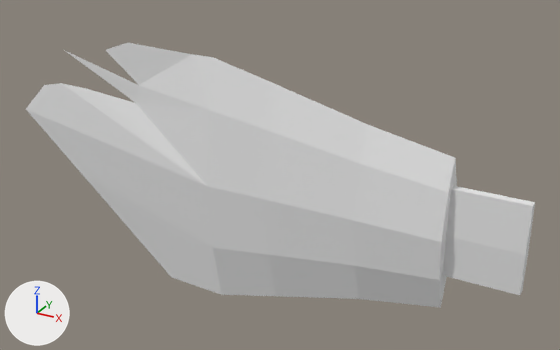
An edit to the OBJ model models/TailFix.obj, drawn before and after from the same camera.
Both versions are drawn from a 50 mm camera at (0.213, -0.41, 0.209) aimed at (-0.021, 0.017, -0.005). Lighting does not change. The marker at lower left points along +X, +Y and +Z. Where no turn or scale is listed for an object, it has been applied to the vertices.

In view in the first picture: 'tail_Plane.002'.
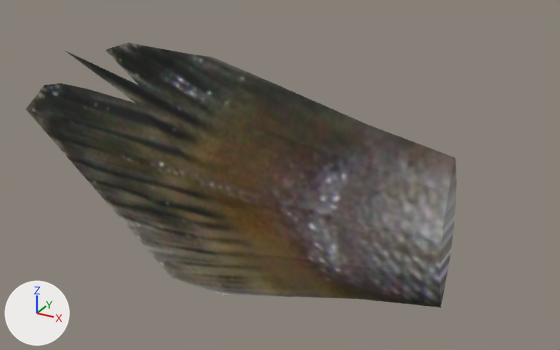
The newer file is also rescaled (x1.108), turned or shifted as a whole; pictures and numbers use the older file's frame.

What differs and where, as boxes [x1, y1, x2, y2] in the pictures (560 x 350 px):
```json
{"object": "tail_Plane.002", "change": "surface changed, reshaped", "before": [26, 43, 535, 308], "after": [26, 43, 457, 308], "on screen": "15% narrower"}
{"part": 1, "of": "me_tail_plane_002", "change": "cut back", "before": [439, 158, 535, 304], "after": [439, 159, 457, 304]}
{"part": 2, "of": "me_tail_plane_002", "change": "surface changed", "before": [26, 43, 455, 308], "after": [26, 43, 455, 308]}
```

Edits to the scene script, one JSON object a line:
```json
{"op": "add", "block": "img_fish_diffuse_jpg", "code": ["img_fish_diffuse_jpg = load_image('fish_diffuse.jpg', '../textures/fish_diffuse.jpg', 1600, 534, 'sRGB')"]}
{"op": "remove", "block": "mat_fish_none", "code": "mat_fish_none.base_color = (0.8, 0.8, 0.8)  # white #e7e7e7"}
{"op": "add", "block": "mat_fish_none", "code": "mat_fish_none.texture = img_fish_diffuse_jpg"}
{"op": "set", "path": "mat_fish_none.roughness", "old": "1.0", "new": "0.69"}
{"op": "remove", "block": "mat_fish", "code": "mat_fish.base_color = (0.8, 0.8, 0.8)  # white #e7e7e7"}
{"op": "add", "block": "mat_fish", "code": "mat_fish.texture = img_fish_diffuse_jpg"}
{"op": "set", "path": "mat_fish.roughness", "old": "1.0", "new": "0.69"}
{"block": "me_tail_plane_002", "where": "# used by ob_tail_plane_002; location = (0.0, 0.0, 0.0)"}
{"op": "remove", "block": "me_tail_plane_002", "code": "me_tail_plane_002.from_pydata(...)  # 57 vertices, 59 faces; spans x -0.239..0.149, y -0.013..0.013, z -0.103..0.078"}
{"op": "add", "block": "me_tail_plane_002", "code": "me_tail_plane_002.from_pydata(...)  # 45 vertices, 50 faces; spans x -0.239..0.103, y -0.013..0.013, z -0.103..0.078"}
{"block": "me_tail_plane_002", "change": "me_tail_plane_002 part 1"}
{"block": "me_tail_plane_002", "change": "12 vertices are removed from x 0.103..0.149, y -0.004..0.004, z -0.038..0.02"}
{"block": "me_tail_plane_002", "change": "13 faces are deleted"}
{"block": "me_tail_plane_002", "change": "4 new faces join them, mat_fish (picture img_fish_diffuse_jpg)"}
{"block": "me_tail_plane_002", "change": "me_tail_plane_002 part 2: 46 kept faces spanning x -0.239..0.103, y -0.013..0.013, z -0.103..0.078 get new texture (UV) coordinates"}
```
